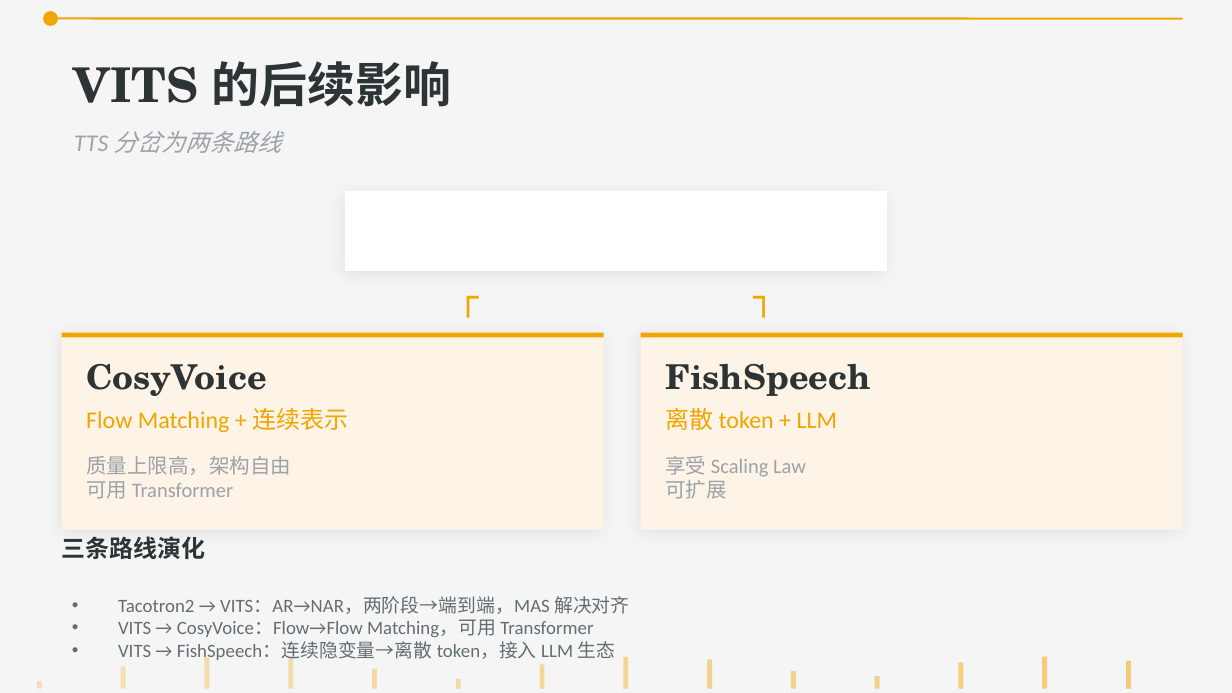
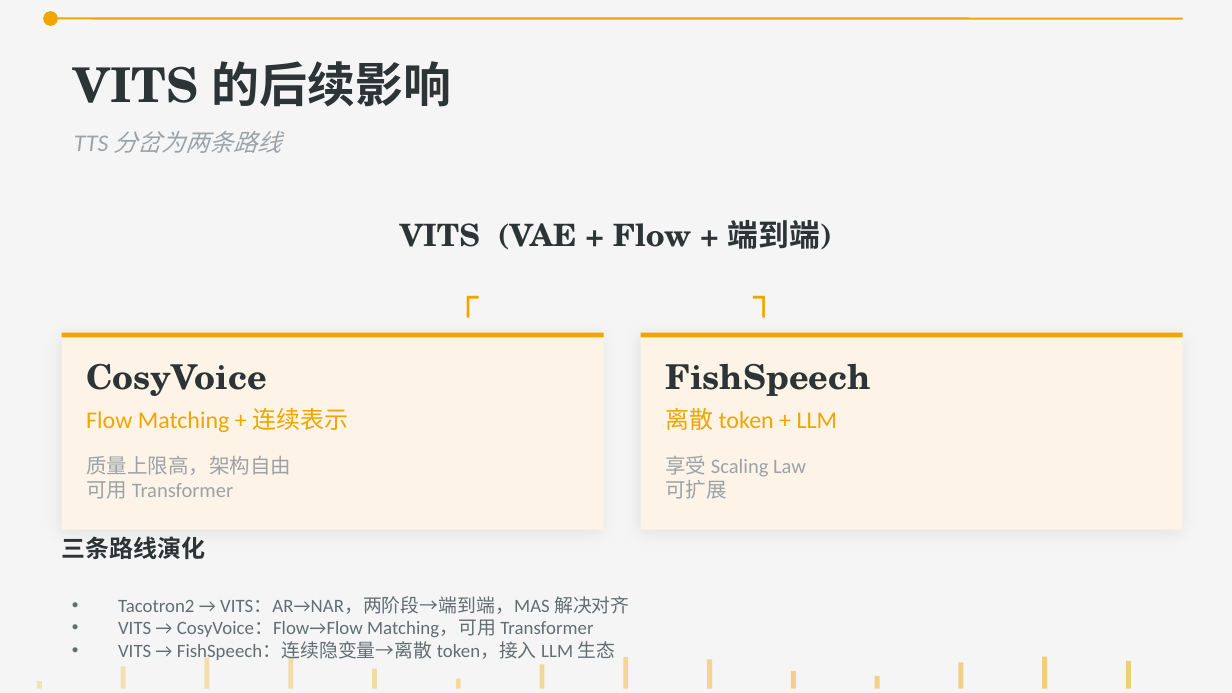
Before and after one commit to Dlight160/LearnTTS, a slide deck: slide 21 of TTS_Talk_SignalFlow.pptx. Drawn at 1232x693 pixels with LibreOffice and Linux fonts; fonts in the diff are those of the drawing. Boxes give left, top, right and bottom in pixels: in the first picture for what was removed or moved away, otherwise in the second. Text is boxed around its words. In the diff, an @@ line names an element or a change of style, - is before the commit and + after.

```diff
--- a/TTS_Talk_SignalFlow.pptx
+++ b/TTS_Talk_SignalFlow.pptx
@@ rectangle removed at (345, 191, 887, 271) @@
@@ text added at (400, 220, 832, 250), 18 pt, text #2D3436, bold @@
+VITS (VAE + Flow + 端到端)
```
Also in this commit, not shown: 6 other slides changed, 3 other files.
